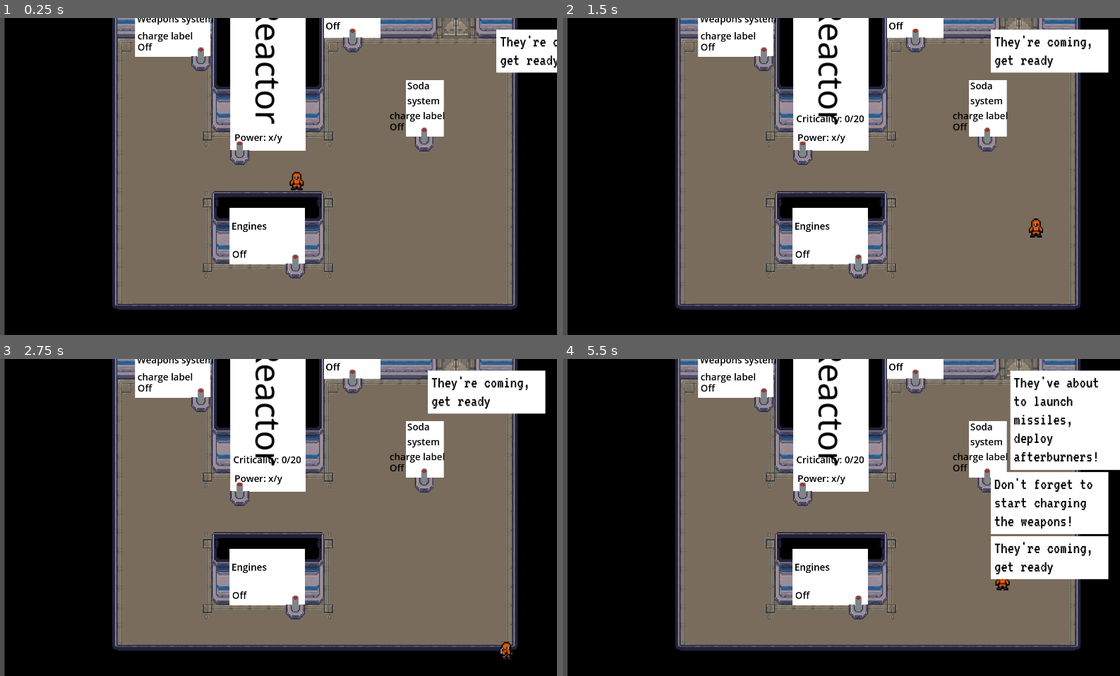
Above: before the commit, frames 1-4 (two rows, left to right).
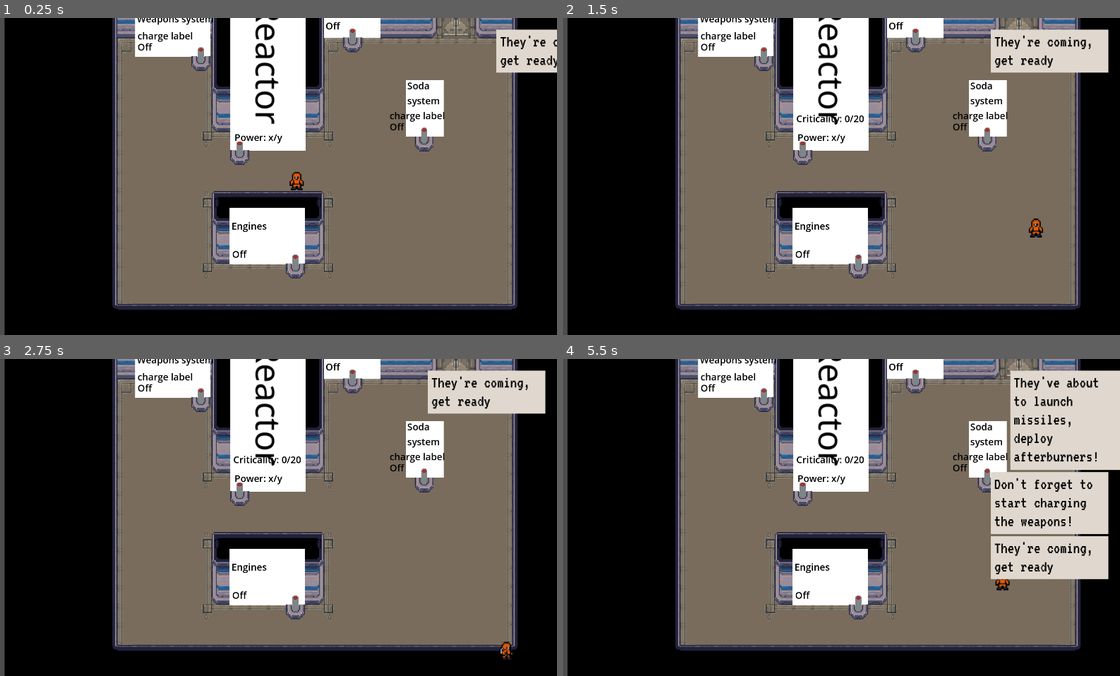
Above: after the commit, the same moments.

Repository: RichTeaMan/not-on-my-watch
Game: Godot game, scene res://scenes/engineering-room.tscn
Same seed, same stepped clock (60 frames per second), same inputs: the game is played once before the commit and once after it.
Inputs:
- Up to frame 1 (0.25 s): no input
- Up to frame 2 (1.5 s): hold D (right) 0.53-1.28 s; tap E (action) at 0.6, 1.35 s; hold S (down) from 1.28 s (still down)
- Up to frame 3 (2.75 s): release S (down) at 2.03 s; hold D (right) from 2.03 s (still down); tap E (action) at 2.1 s
- Up to frame 4 (5.5 s): tap Enter at 2.75 s; release D (right) at 2.78 s; hold W (up) 2.78-3.53 s; tap E (action) every 0.75 s from 2.85 to 5.1 s; hold A (left) 3.53-5.03 s; tap Space at 5 s; hold S (down) from 5.03 s (still down)

The runs differ from the first frame. In frame 1, 1.3% of the frame differs, in the area x 89-100%, y 3-18%; in frame 2, 2.6%; in frame 3, 2.6%; in frame 4, 12%, in the area x 76-100%, y 3-70%.

Commit message:
Added background colour to comms message.

Diff:
--- a/ui/comms-message/comms-message.tscn
+++ b/ui/comms-message/comms-message.tscn
@@ -17,6 +17,7 @@
 script = ExtResource("1_po3wd")
 
 [node name="ColorRect" type="ColorRect" parent="."]
+modulate = Color(0.878059, 0.847138, 0.809627, 1)
 show_behind_parent = true
 layout_mode = 2
 
